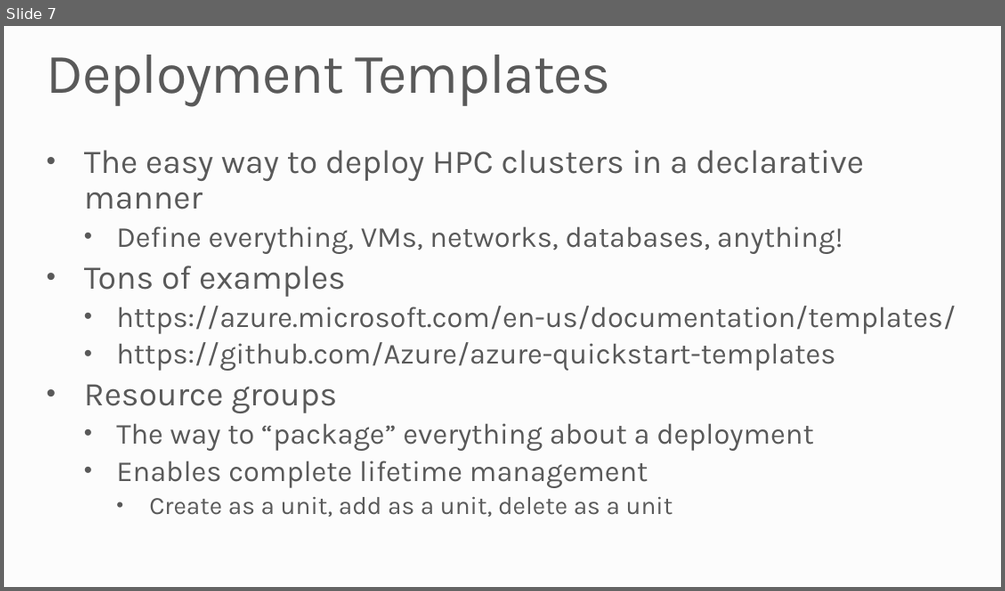
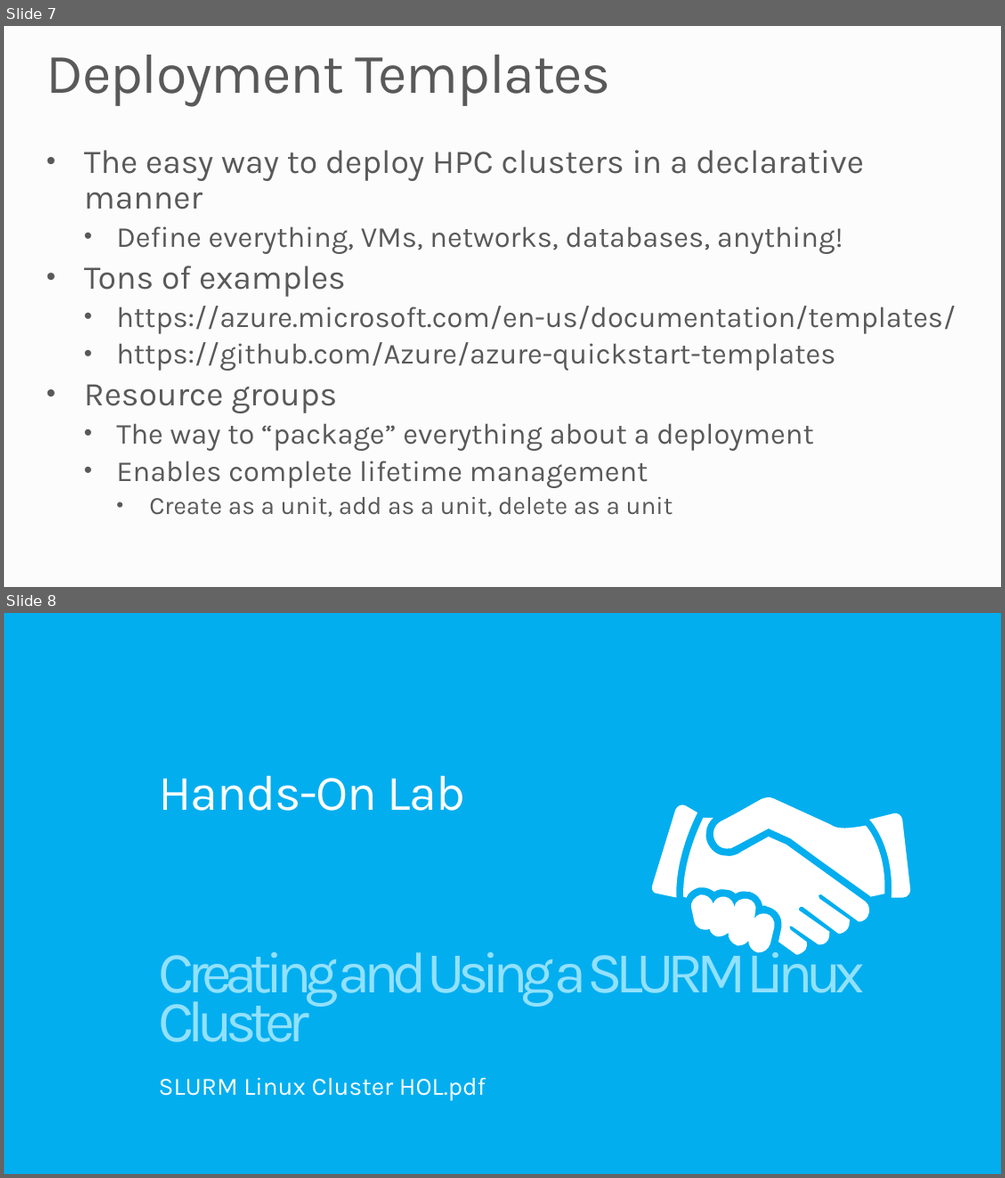
Before and after one commit to MSRConnections/Azure-training-course, a slide deck: Content/HPC/Azure Batch and HPC.pptx. Shown one above the other, each under a label of ours: slide 7 before the commit, slides 7 and 8 after it. The pictures are 1005x591 and 1005x1178 pixels, drawn with LibreOffice and Linux fonts; fonts in the diff are those of the drawing; background and template pictures are left out. Boxes give left, top, right and bottom in pixels: in the first picture for what was removed or moved away, otherwise in the second. Text is boxed around its words. In the diff, an @@ line names an element or a change of style, - is before the commit and + after.

```diff
--- a/Content/HPC/Azure Batch and HPC.pptx
+++ b/Content/HPC/Azure Batch and HPC.pptx
@@ slide 8 added at bbox=[4, 613, 1001, 1174], background #00AEEF @@
@@ title added at bbox=[159, 775, 466, 811], 48 pt, text #FFFFFF at 98% opacity @@
+Hands-On Lab
@@ group added at bbox=[651, 796, 910, 955]: 5 freeform shapes @@
@@ text added at bbox=[159, 940, 865, 1042], 56.1 pt, text #93E2FF @@
+Creating and Using a SLURM Linux Cluster
@@ subtitle added at bbox=[159, 1078, 485, 1101], 24 pt, text #FFFFFF @@
+SLURM Linux Cluster HOL.pdf
```
Also in this commit, not shown: 3 other files.
